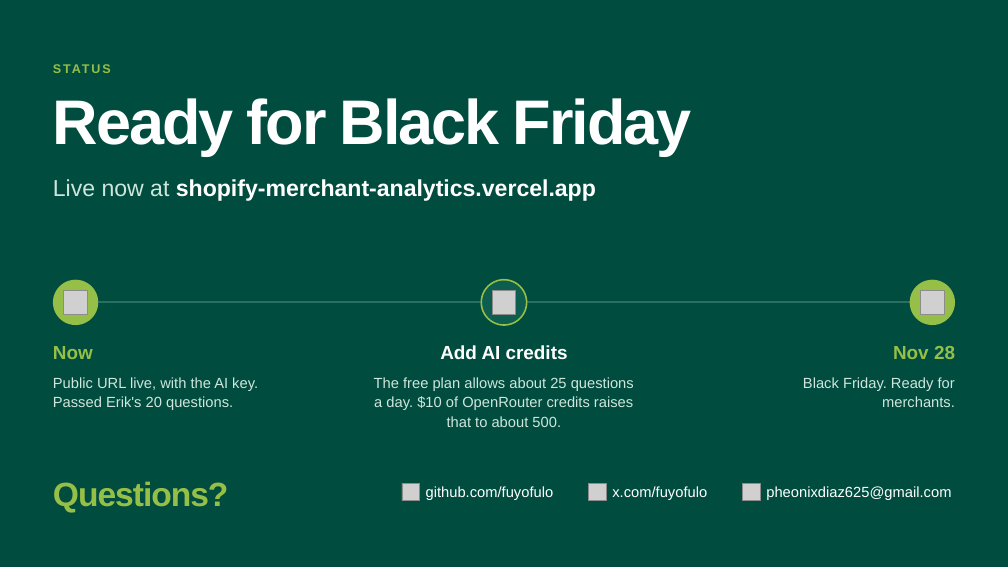
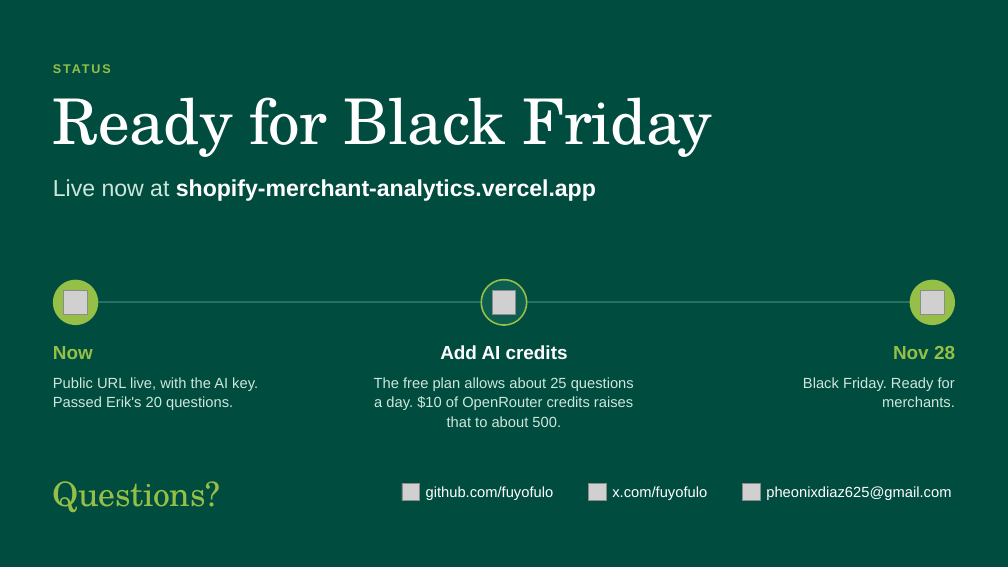
Before and after one commit to fuyofulo/shopify-merchant-analytics, a slide deck: slide 6 of deck/shopify-merchant-analytics.pptx. Drawn at 1008x567 pixels with LibreOffice and Linux fonts; fonts in the diff are those of the drawing; grey boxes stand for pictures. Boxes give left, top, right and bottom in pixels: in the first picture for what was removed or moved away, otherwise in the second. Text is boxed around its words. In the diff, an @@ line names an element or a change of style, - is before the commit and + after.

```diff
--- a/deck/shopify-merchant-analytics.pptx
+++ b/deck/shopify-merchant-analytics.pptx
@@ title "Ready for Black Friday" at [53, 97, 712, 157]: font Arial to TeX Gyre Schola, letter spacing -2 to -0.6 pt, bold off @@
@@ text "Questions?" at [53, 481, 220, 512]: font Arial to TeX Gyre Schola, letter spacing -1 to -0.3 pt, bold off @@
```
Also in this commit, not shown: 5 other slides changed, 2 other files.
